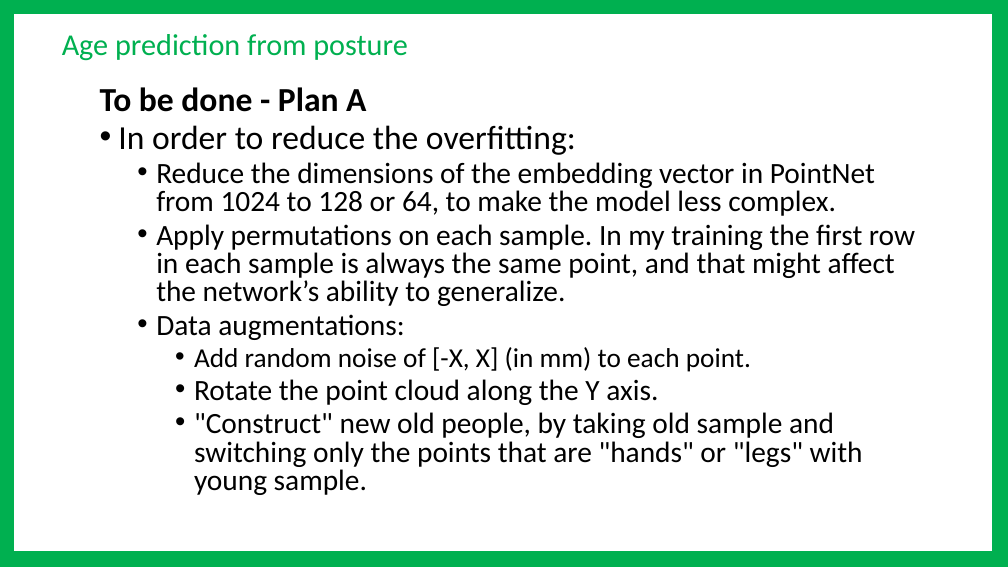
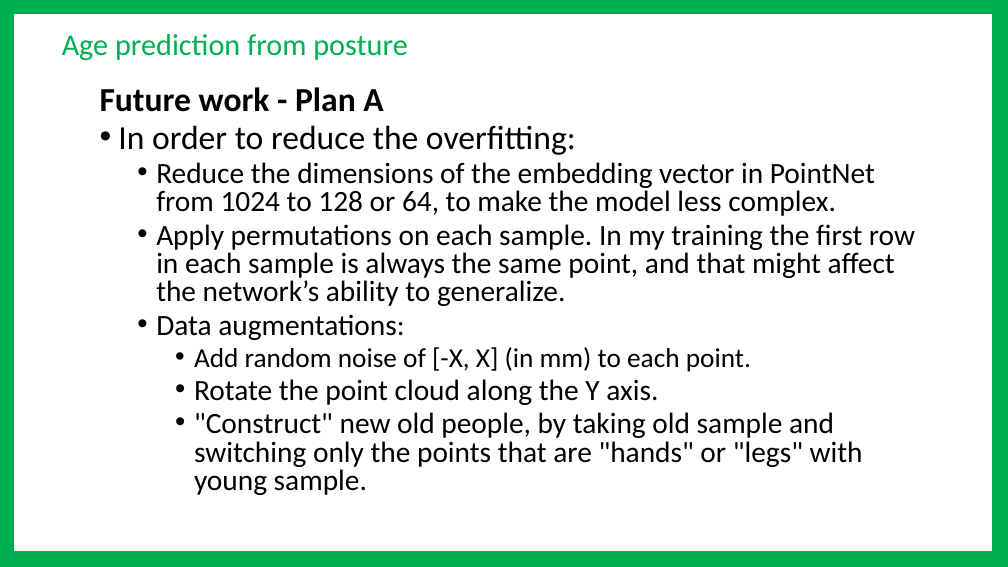
Before and after one commit to Lotemn102/skeleton-RGBDto3D, a slide deck: slide 16 of report/project.pptx (slide 17 before the commit). Drawn at 1008x567 pixels with LibreOffice and Linux fonts; fonts in the diff are those of the drawing. Boxes give left, top, right and bottom in pixels: in the first picture for what was removed or moved away, otherwise in the second. Text is boxed around its words. In the diff, an @@ line names an element or a change of style, - is before the commit and + after.

```diff
--- a/report/project.pptx
+++ b/report/project.pptx
@@ text at (x1=100, y1=87, x2=383, y2=112): text changed @@
-  To be done - Plan A
+  Future work - Plan A
```
Also in this commit, not shown: 7 other slides changed, 3 slides added, 1 slide removed, 2 other files.
